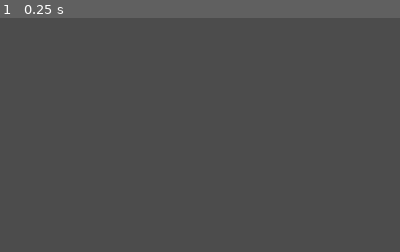
Above: before the commit, frame 1.
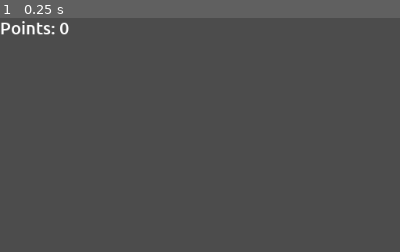
Above: after the commit, the same moment.

Repository: safety-ducks/duck-on-drug
Game: Godot game, scene res://scenses/MainScene.tscn
The game is run twice, just before and just after one commit, with the same random seed, the same clock (stepped at 60 frames per second) and the same inputs.
Inputs:
- Up to frame 1 (0.25 s): no input
The pictures show only the part of the screen within x 0-50%, y 0-50%; the shares and areas given below are measured in that part.

The runs differ from the first frame. In frame 1, 0.5% of the frame differs, in the area x 0-18%, y 1-8%.

Commit message:
Basic UI

Diff:
--- a/scenses/BasicEnemy.gd
+++ b/scenses/BasicEnemy.gd
@@ -25,8 +25,6 @@
 
 	position.x += Velocity.x*delta
 
-	if $RayCast2D3.is_colliding():
-		print(3)
 
 func _on_Timer_timeout():
 	Velocity.x *= -1
--- /dev/null
+++ b/scenses/HUD.tscn
@@ -0,0 +1,15 @@
+[gd_scene load_steps=3 format=2]
+
+[ext_resource path="res://assets/fonts/ubuntu-font-family/Ubuntu-M.ttf" type="DynamicFontData" id=1]
+
+[sub_resource type="DynamicFont" id=1]
+size = 22
+font_data = ExtResource( 1 )
+
+[node name="HUD" type="Node2D"]
+
+[node name="Label" type="Label" parent="."]
+margin_right = 76.0
+margin_bottom = 26.0
+custom_fonts/font = SubResource( 1 )
+text = "Points: 0"
--- /dev/null
+++ b/scenses/MainScene.gd
@@ -0,0 +1,13 @@
+extends Node2D
+
+# Declare member variables here. Examples:
+# var a = 2
+# var b = "text"
+
+# Called when the node enters the scene tree for the first time.
+func _ready():
+	pass # Replace with function body.
+
+# Called every frame. 'delta' is the elapsed time since the previous frame.
+func _process(delta):
+	pass
--- a/scenses/MainScene.tscn
+++ b/scenses/MainScene.tscn
@@ -1,24 +1,38 @@
-[gd_scene load_steps=3 format=2]
+[gd_scene load_steps=7 format=2]
 
-[ext_resource path="res://scenses/BasicRamp.tscn" type="PackedScene" id=1]
-[ext_resource path="res://scenses/BasicEnemy.tscn" type="PackedScene" id=2]
+[ext_resource path="res://scenses/MainScene.gd" type="Script" id=1]
+[ext_resource path="res://scenses/BasicRamp.tscn" type="PackedScene" id=2]
+[ext_resource path="res://scenses/BasicEnemy.tscn" type="PackedScene" id=3]
+[ext_resource path="res://scenses/HUD.tscn" type="PackedScene" id=4]
+[ext_resource path="res://scenses/UI.tscn" type="PackedScene" id=5]
+[ext_resource path="res://scenses/UI.gd" type="Script" id=6]
 
 [node name="MainScene" type="Node2D"]
+pause_mode = 1
+script = ExtResource( 1 )
 
-[node name="BasicRamp" parent="." instance=ExtResource( 1 )]
+[node name="BasicRamp" parent="." instance=ExtResource( 2 )]
 position = Vector2( 261.034, 588.302 )
 
-[node name="BasicRamp2" parent="." instance=ExtResource( 1 )]
+[node name="BasicRamp2" parent="." instance=ExtResource( 2 )]
 position = Vector2( 781.155, 588.302 )
 
-[node name="BasicRamp3" parent="." instance=ExtResource( 1 )]
+[node name="BasicRamp3" parent="." instance=ExtResource( 2 )]
 position = Vector2( 681.807, 463.629 )
 
-[node name="BasicRamp4" parent="." instance=ExtResource( 1 )]
+[node name="BasicRamp4" parent="." instance=ExtResource( 2 )]
 position = Vector2( 200.774, 400.454 )
 
-[node name="BasicEnemy" parent="." instance=ExtResource( 2 )]
+[node name="BasicEnemy" parent="." instance=ExtResource( 3 )]
 position = Vector2( 839.596, 401.292 )
 
-[node name="BasicEnemy2" parent="." instance=ExtResource( 2 )]
+[node name="BasicEnemy2" parent="." instance=ExtResource( 3 )]
 position = Vector2( 558.302, 401.292 )
+
+[node name="HUD" parent="." instance=ExtResource( 4 )]
+
+[node name="UI" parent="." instance=ExtResource( 5 )]
+pause_mode = 2
+visible = false
+modulate = Color( 1, 1, 1, 0.784314 )
+script = ExtResource( 6 )
--- /dev/null
+++ b/scenses/UI.gd
@@ -0,0 +1,19 @@
+extends Node2D
+
+# Declare member variables here. Examples:
+# var a = 2
+# var b = "text"
+
+# Called when the node enters the scene tree for the first time.
+func _ready():
+	pass # Replace with function body.
+
+# Called every frame. 'delta' is the elapsed time since the previous frame.
+func _process(delta):
+
+	pass
+
+func _input(ev):
+	if Input.is_key_pressed(KEY_ESCAPE):
+		visible = not visible
+		get_parent().get_tree().paused = visible
--- /dev/null
+++ b/scenses/UI.tscn
@@ -0,0 +1,9 @@
+[gd_scene format=2]
+
+[node name="UI" type="Node2D"]
+
+[node name="Panel" type="Panel" parent="."]
+margin_top = -0.857376
+margin_right = 40.0
+margin_bottom = 39.1426
+rect_scale = Vector2( 25.64, 15.08 )
Binary file added: assets/fonts/ubuntu-font-family/Ubuntu-B.ttf
Binary file added: assets/fonts/ubuntu-font-family/Ubuntu-BI.ttf
Binary file added: assets/fonts/ubuntu-font-family/Ubuntu-C.ttf
Binary file added: assets/fonts/ubuntu-font-family/Ubuntu-L.ttf
Binary file added: assets/fonts/ubuntu-font-family/Ubuntu-LI.ttf
Binary file added: assets/fonts/ubuntu-font-family/Ubuntu-M.ttf
Binary file added: assets/fonts/ubuntu-font-family/Ubuntu-MI.ttf
Binary file added: assets/fonts/ubuntu-font-family/Ubuntu-R.ttf
Binary file added: assets/fonts/ubuntu-font-family/Ubuntu-RI.ttf
Binary file added: assets/fonts/ubuntu-font-family/UbuntuMono-B.ttf
Binary file added: assets/fonts/ubuntu-font-family/UbuntuMono-BI.ttf
Binary file added: assets/fonts/ubuntu-font-family/UbuntuMono-R.ttf
(and 1 more such lines)
